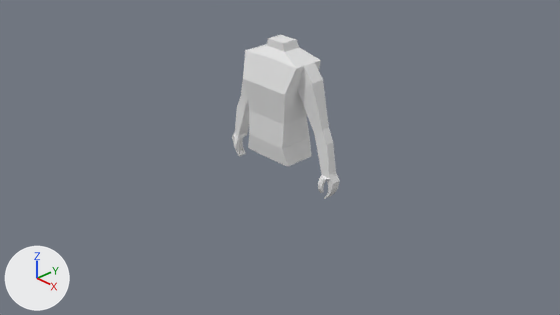
A saved change to the Blender file DevelopmentAssets/Character/character_model.blend.
Before and after are seen from the file's camera 'Camera'. The lights are fixed; the arrows at lower left show +X, +Y and +Z.
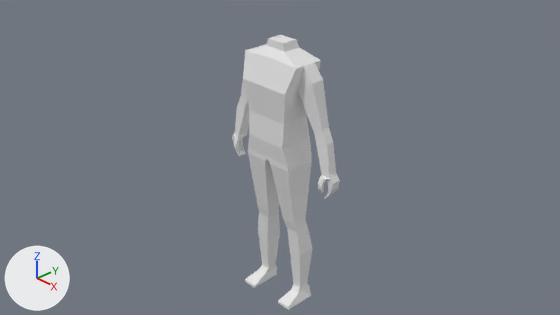
Changed parts and their boxes (x1, y1, x2, y2) in the pictures (560 x 315 px):
'Cube', reshaped (67% taller): before (232, 35, 340, 199); after (232, 35, 340, 310)
part 1 of me_cube_001, built on: before (248, 145, 312, 167); after (245, 145, 313, 310)

Edits to the bpy script that builds the scene:
```text
Change me_cube_001:
    used by ob_cube; location = (0.0, 0.0, 0.162); scale = (0.183, 0.183, 0.183)
    remove me_cube_001.from_pydata(...)  # 143 vertices, 133 faces; spans x -0.22..5.8, y -1.65..1.65, z -3.0..8.45
    add me_cube_001.from_pydata(...)  # 203 vertices, 192 faces; spans x -0.22..5.8, y -1.65..1.65, z -13.82..8.45
    me_cube_001 part 1
    13 faces are deleted
    55 vertices are added at x -0.22..2.78, y -1.65..1.65, z -13.82..7.87
    5 new vertices lie (0.0, 1.22, 0.0) away from vertices in x 0.89..2.3, y -0.43..-0.22, z -7.18..-6.32
    72 new faces join them
```
